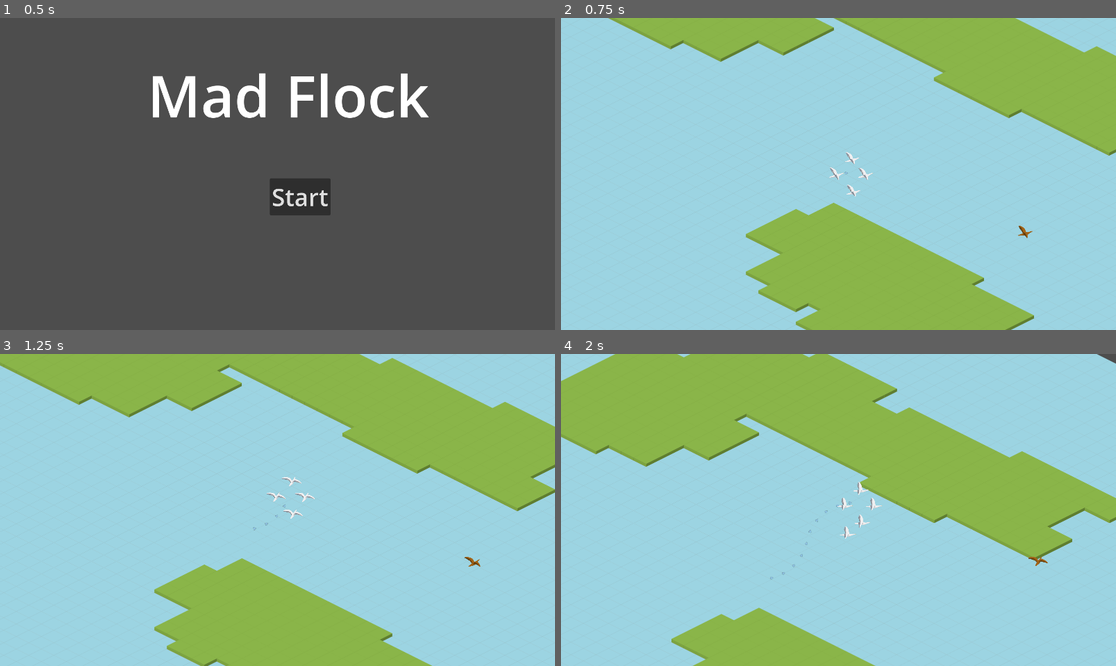
Above: before the commit, frames 1-4 (two rows, left to right).
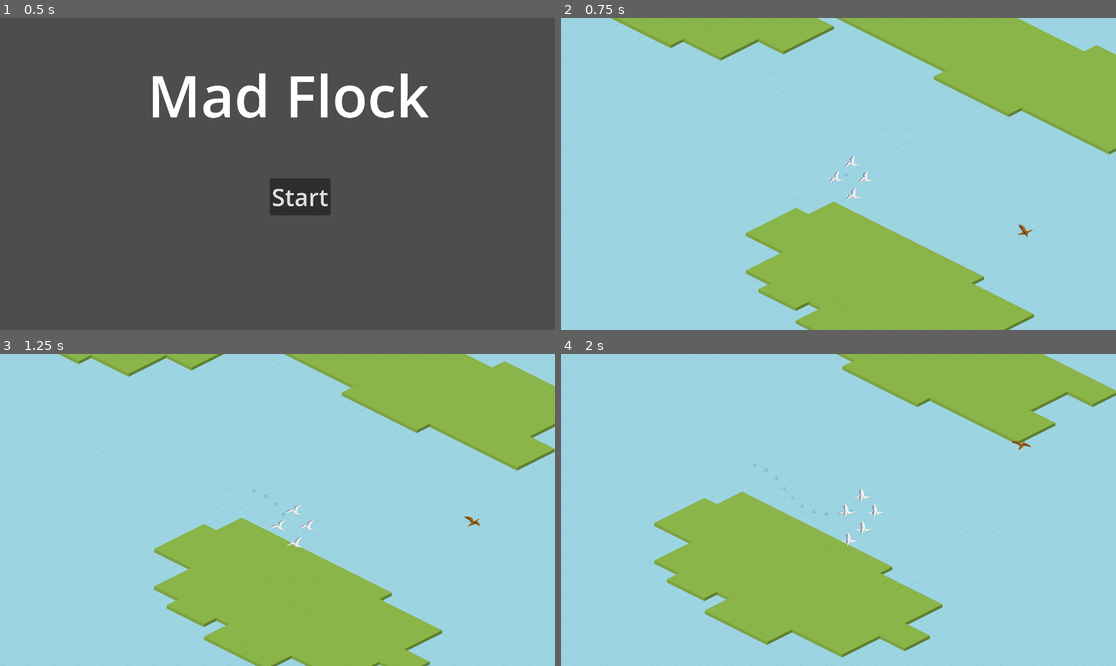
Above: after the commit, the same moments.

Repository: namatoj/nordicgamejam2024_seagull
Game: Godot game, scene res://scenes/title_screen.tscn
Two runs of this game, one before a commit and one after it. Both use one fixed random seed, a clock stepped at 60 frames per second and the inputs below.
Inputs (mouse positions are in pixels of both pictures, inside the frame that each line leads up to):
- Up to frame 1 (0.5 s): no input
- Up to frame 2 (0.75 s): click "Start" at 0.5 s
- Up to frame 3 (1.25 s): no input
- Up to frame 4 (2 s): move the mouse to (960, 494) at 1.27 s; tap Space (Action) at 1.35 s

Frame 1 is identical in both runs. In frame 2, 1.5% of the frame differs, in the area x 8-100%, y 0-100%; in frame 3, 24%; in frame 4, 54%, in the area x 0-100%, y 0-100%.

Commit message:
update mouse position constantly

Diff:
--- a/entities/seagull/player_flock.gd
+++ b/entities/seagull/player_flock.gd
@@ -25,13 +25,10 @@
 	flight_manager.target_enabled = true
 
 
-func _input(event):
-	if event is InputEventMouseMotion:
-		target = get_global_mouse_position()
-		flight_manager.target_pos = target
+func _process(delta):
+	target = get_global_mouse_position()
+	flight_manager.target_pos = target
 
-# Called every frame. 'delta' is the elapsed time since the previous frame.
-func _process(delta):
 	if Input.is_action_just_pressed("Action"):
 		add_seagull()
 
